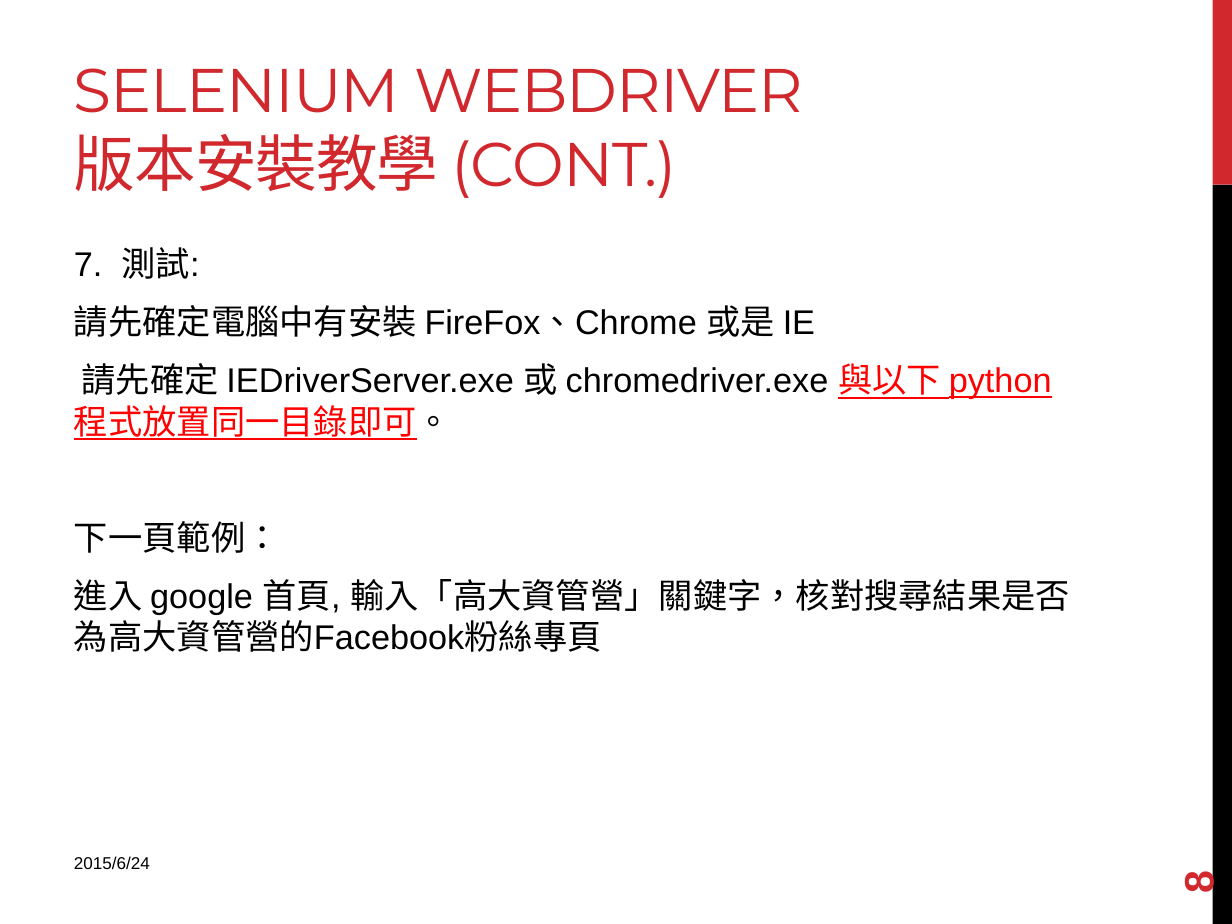
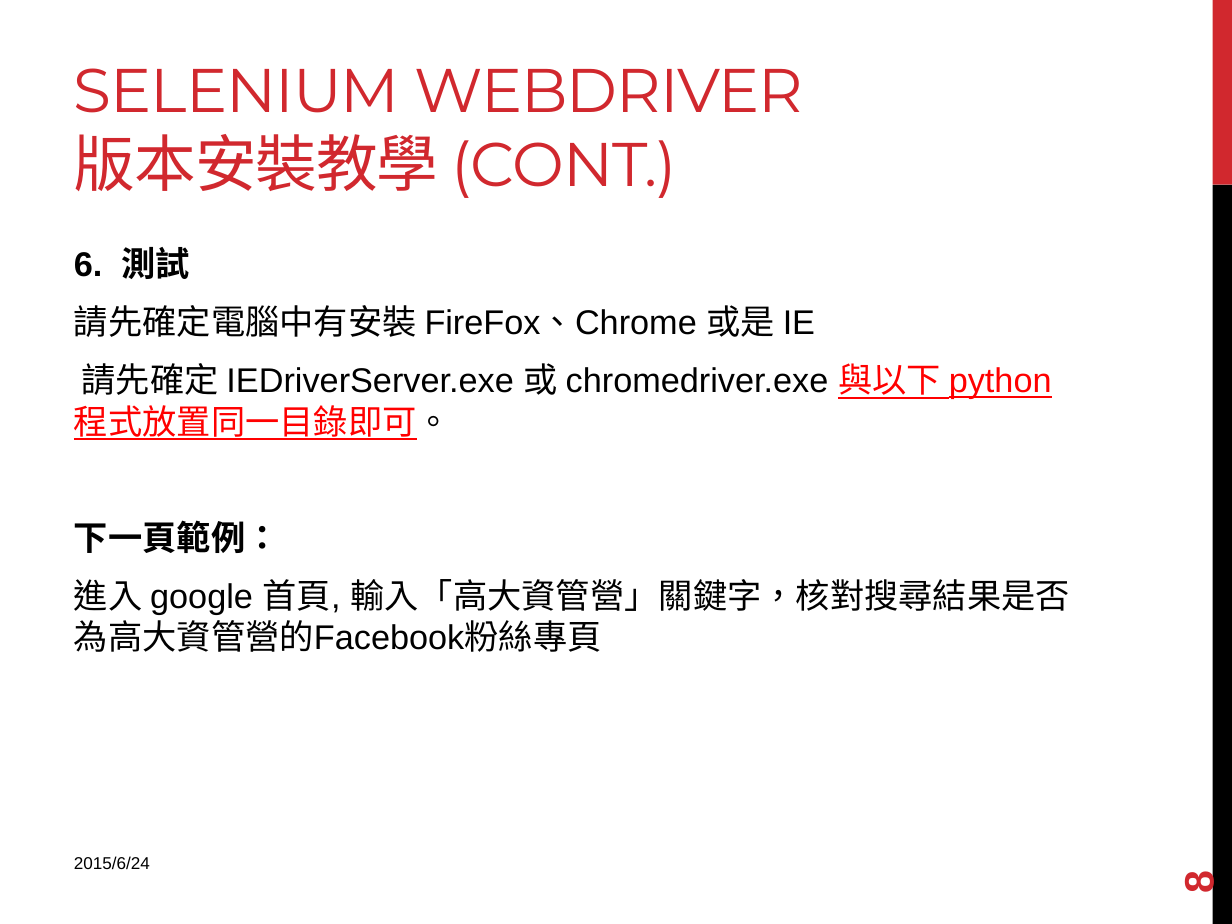
Before and after one commit to johnhckuo/Selenium_Project, a slide deck: slide 8 of Open Data期末報告.pptx. Drawn at 1232x924 pixels with LibreOffice and Linux fonts; fonts in the diff are those of the drawing. Boxes give left, top, right and bottom in pixels: in the first picture for what was removed or moved away, otherwise in the second. Text is boxed around its words. In the diff, an @@ line names an element or a change of style, - is before the commit and + after.

```diff
--- a/Open Data期末報告.pptx
+++ b/Open Data期末報告.pptx
@@ text at [74, 247, 190, 279]: text changed; bold on @@
-7. 測試:
+6. 測試
@@ text at [74, 520, 280, 553]: bold on in "下一頁範例：" @@
```
Also in this commit, not shown: 2 other slides changed.
